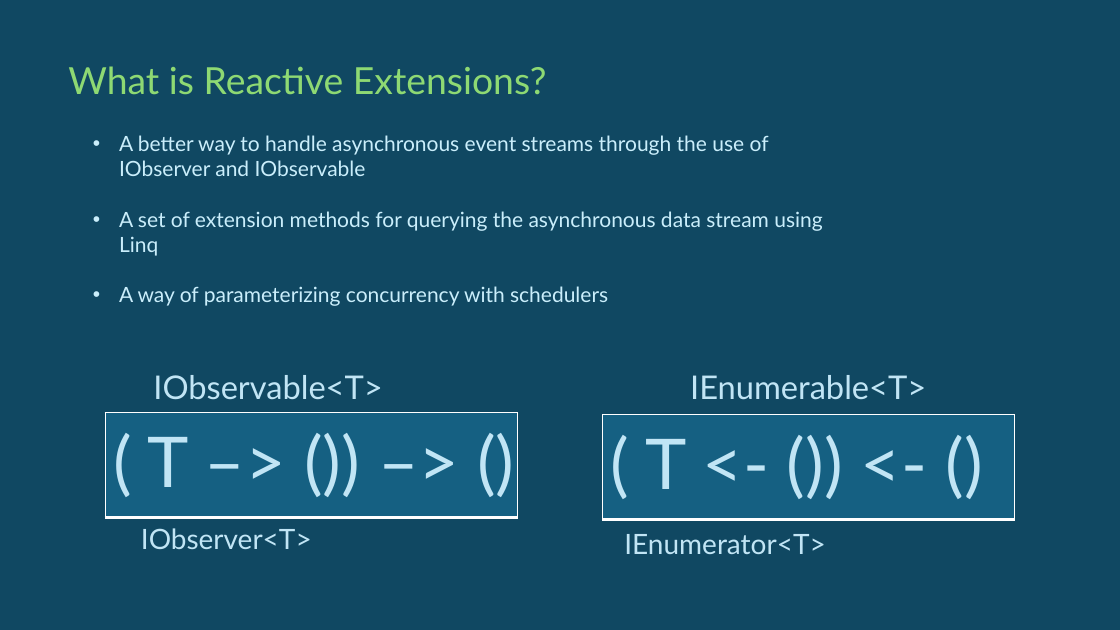
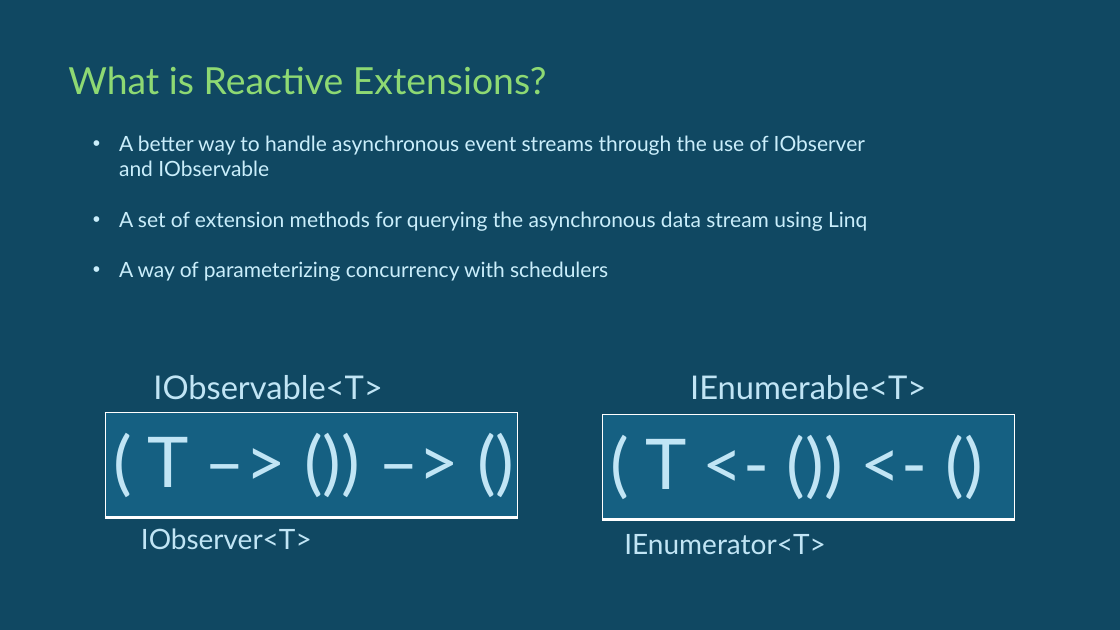
Before and after one commit to jeanhibbert/RxDemo2025, a slide deck: slide 2 of Resources/RxTalk2025.pptx. Drawn at 1120x630 pixels with LibreOffice and Linux fonts; fonts in the diff are those of the drawing. Boxes give left, top, right and bottom in pixels: in the first picture for what was removed or moved away, otherwise in the second. Text is boxed around its words. In the diff, an @@ line names an element or a change of style, - is before the commit and + after.

```diff
--- a/Resources/RxTalk2025.pptx
+++ b/Resources/RxTalk2025.pptx
@@ text "A better way to handle ..." rewrapped from bbox=[119, 135, 822, 306] to bbox=[119, 135, 867, 281] @@
```
Also in this commit, not shown: 5 other slides changed.
